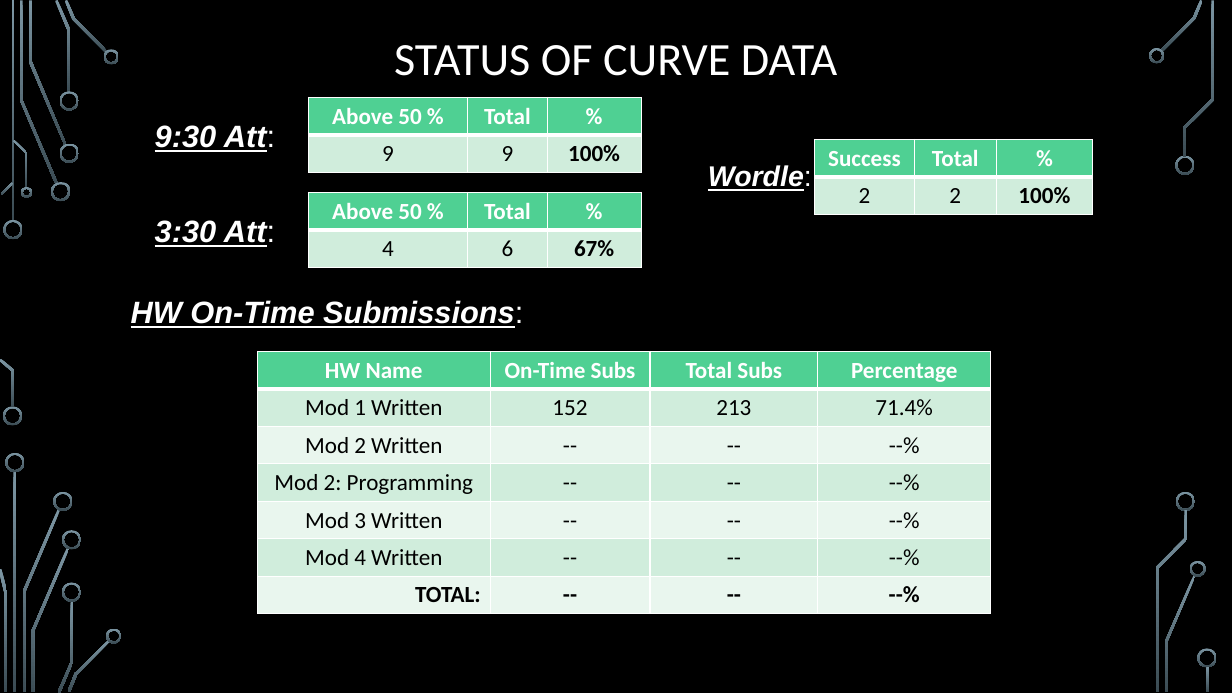
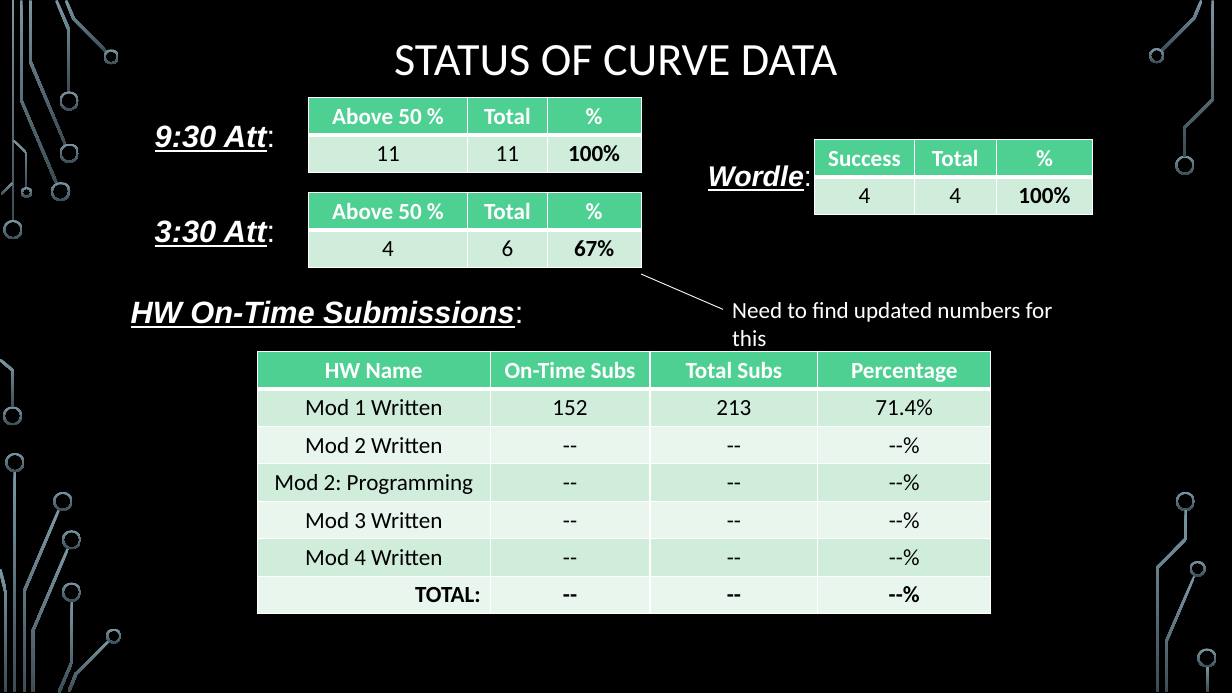
Before and after one commit to markfloryan/dmt2, a slide deck: slide 11 of slides/00-DailyAnnouncements.pptx (slide 10 before the commit). Drawn at 1232x693 pixels with LibreOffice and Linux fonts; fonts in the diff are those of the drawing; background and template pictures are left out. Boxes give left, top, right and bottom in pixels: in the first picture for what was removed or moved away, otherwise in the second. Text is boxed around its words. In the diff, an @@ line names an element or a change of style, - is before the commit and + after.

```diff
--- a/slides/00-DailyAnnouncements.pptx
+++ b/slides/00-DailyAnnouncements.pptx
@@ table at <box>309,98,641,173</box> @@
-row 2, column 1: 9
+row 2, column 1: 11
-row 2, column 2: 9
+row 2, column 2: 11
@@ table at <box>815,140,1093,214</box> @@
-row 2, column 1: 2
+row 2, column 1: 4
-row 2, column 2: 2
+row 2, column 2: 4
@@ line added from (641, 274) to (724, 310), #F2F2F2 0.75 pt @@
@@ text added at <box>732,302,1053,352</box>, 18 pt, text #FFFFFF @@
+Need to find updated numbers for this
```
Also in this commit, not shown: 1 slide added, 1 other file.
